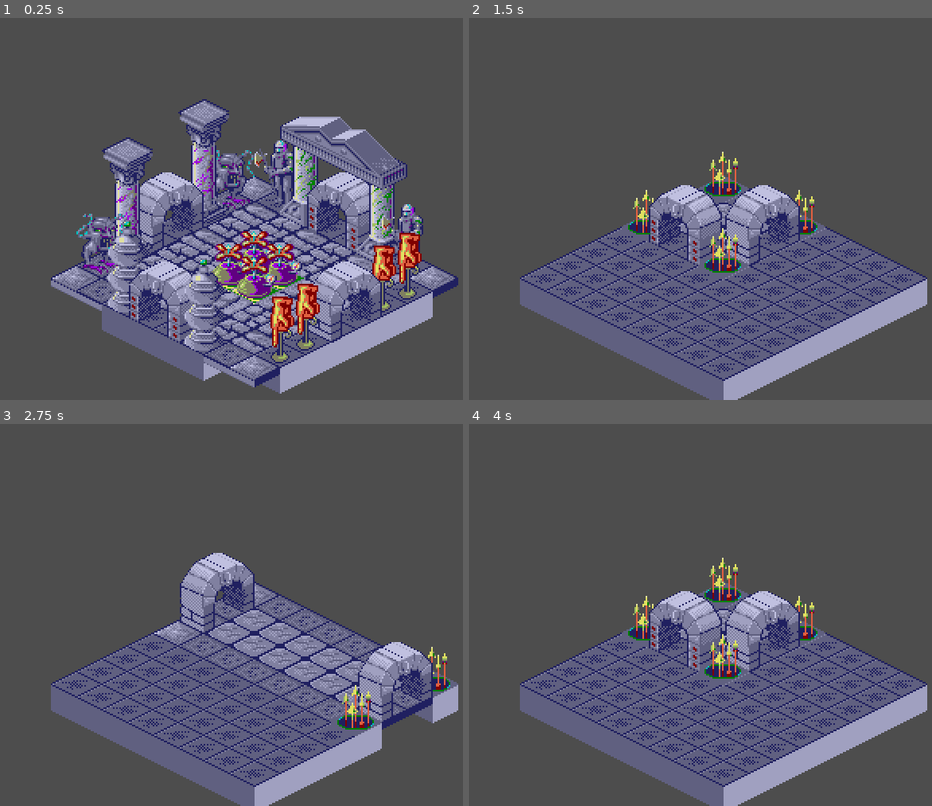
Above: before the commit, frames 1-4 (two rows, left to right).
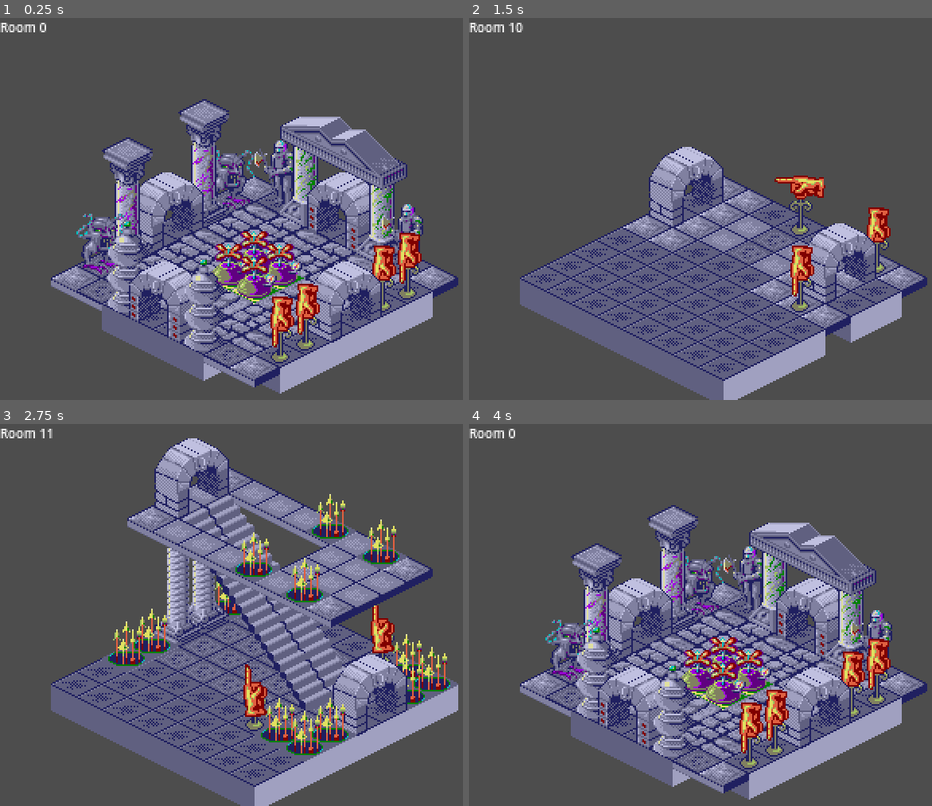
Above: after the commit, the same moments.

Repository: vmedea/godot-experiments
Game: Godot game, scene res://scenes/gameplay.tscn
Same seed, same stepped clock (60 frames per second), same inputs: the game is played once before the commit and once after it.
Inputs:
- Up to frame 1 (0.25 s): no input
- Up to frame 2 (1.5 s): tap Enter at 0.5 s; hold Right (ui_right) 0.53-1.28 s; tap Space at 1.25 s; hold Down (ui_down) from 1.28 s (still down)
- Up to frame 3 (2.75 s): tap Enter at 2 s; release Down (ui_down) at 2.03 s; hold Right (ui_right) from 2.03 s (still down)
- Up to frame 4 (4 s): tap Space at 2.75 s; release Right (ui_right) at 2.78 s; hold Page Up (ui_page_up) 2.78-3.53 s; tap Enter at 3.5 s; hold Left (ui_left) from 3.53 s (still down)

The runs differ from the first frame. In frame 1, 0.2% of the frame differs, in the area x 0-10%, y 1-4%; in frame 2, 12%; in frame 3, 27%; in frame 4, 32%, in the area x 0-99%, y 1-100%.

Commit message:
show room nr, allow arrow browsing

Diff:
--- a/scenes/gameplay.gd
+++ b/scenes/gameplay.gd
@@ -16,6 +16,7 @@
 	var rooms_data = []
 	for n in num_rooms:
 		var room = {}
+		# up, right, down, left
 		room.exits = [f.get_16(), f.get_16(), f.get_16(), f.get_16()]
 		room.dims = [f.get_8(), f.get_8(), ROOM_MAX_Z] # Height is always MAX_Z
 		print("Room %s: exits %s dims %s" % [n, room.exits, room.dims])
@@ -44,21 +45,37 @@
 				else:
 					tilemap.set_cell(0, Vector2i(x, y))
 
+func update_room_number():
+	$CanvasLayer/RoomNumber.text = "Room %d" % [room_id]
+
 var room_id = 0
 var rooms = []
 
 func _ready():
 	rooms = load_rooms("res://rooms.bin")
 	build_room(rooms[room_id])
+	update_room_number()
 
 func _input(event):
+	var new_room_id = null
+	if event.is_action_pressed("ui_up"):
+		new_room_id = rooms[room_id].exits[0]
+	if event.is_action_pressed("ui_right"):
+		new_room_id = rooms[room_id].exits[1]
+	if event.is_action_pressed("ui_down"):
+		new_room_id = rooms[room_id].exits[2]
 	if event.is_action_pressed("ui_left"):
-		room_id -= 1
-		if room_id < 0:
-			room_id = 0
-		build_room(rooms[room_id])
-	if event.is_action_pressed("ui_right"):
-		room_id += 1
-		if room_id >= rooms.size():
-			room_id = rooms.size() - 1
-		build_room(rooms[room_id])
+		new_room_id = rooms[room_id].exits[3]
+	if event.is_action_pressed("ui_page_up"):
+		new_room_id = room_id - 1
+	if event.is_action_pressed("ui_page_down"):
+		new_room_id = room_id + 1
+	if new_room_id != null:
+		if new_room_id >= 0 and new_room_id < rooms.size():
+			room_id = new_room_id
+			build_room(rooms[room_id])
+			update_room_number()
+
+
+	if event.is_action_pressed("ui_cancel"):
+		get_tree().quit()
--- a/scenes/gameplay.tscn
+++ b/scenes/gameplay.tscn
@@ -8,6 +8,7 @@
 
 [node name="Level" type="Node2D" parent="."]
 position = Vector2(144, -56)
+metadata/_edit_lock_ = true
 
 [node name="Z10" type="TileMap" parent="Level"]
 position = Vector2(0, 160)
@@ -73,3 +74,10 @@
 tile_set = ExtResource("1_oyj32")
 format = 2
 metadata/_edit_lock_ = true
+
+[node name="CanvasLayer" type="CanvasLayer" parent="."]
+
+[node name="RoomNumber" type="Label" parent="CanvasLayer"]
+offset_right = 93.0
+offset_bottom = 23.0
+theme_override_font_sizes/font_size = 8
